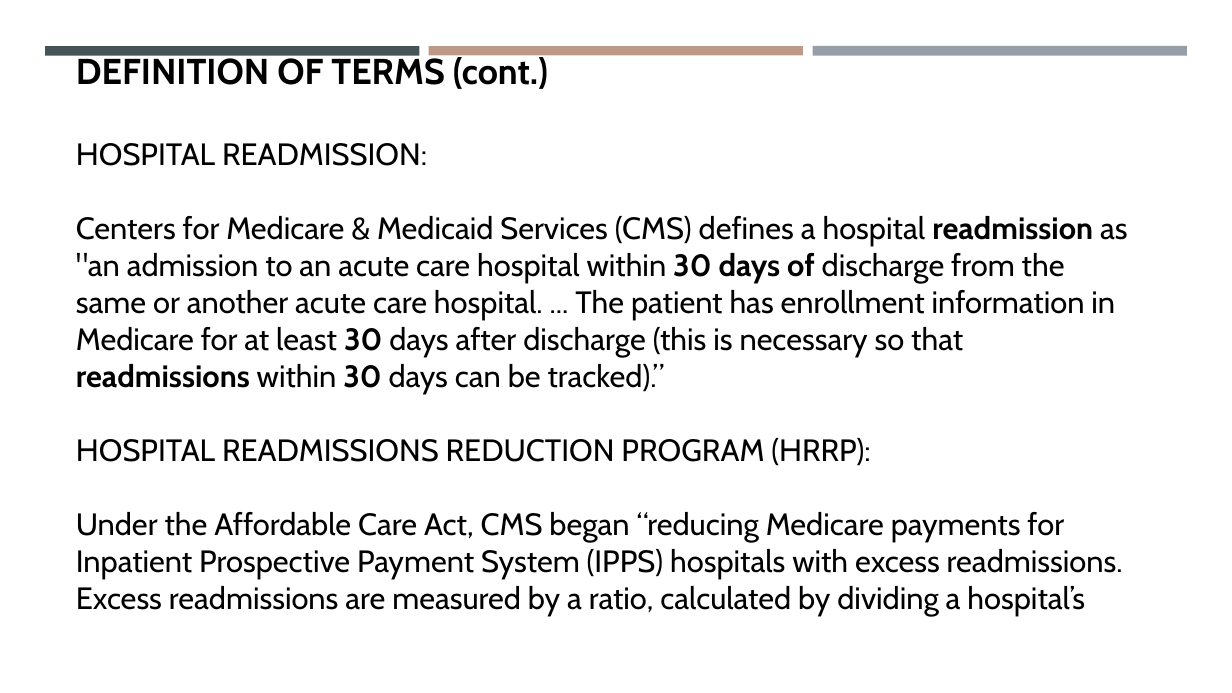
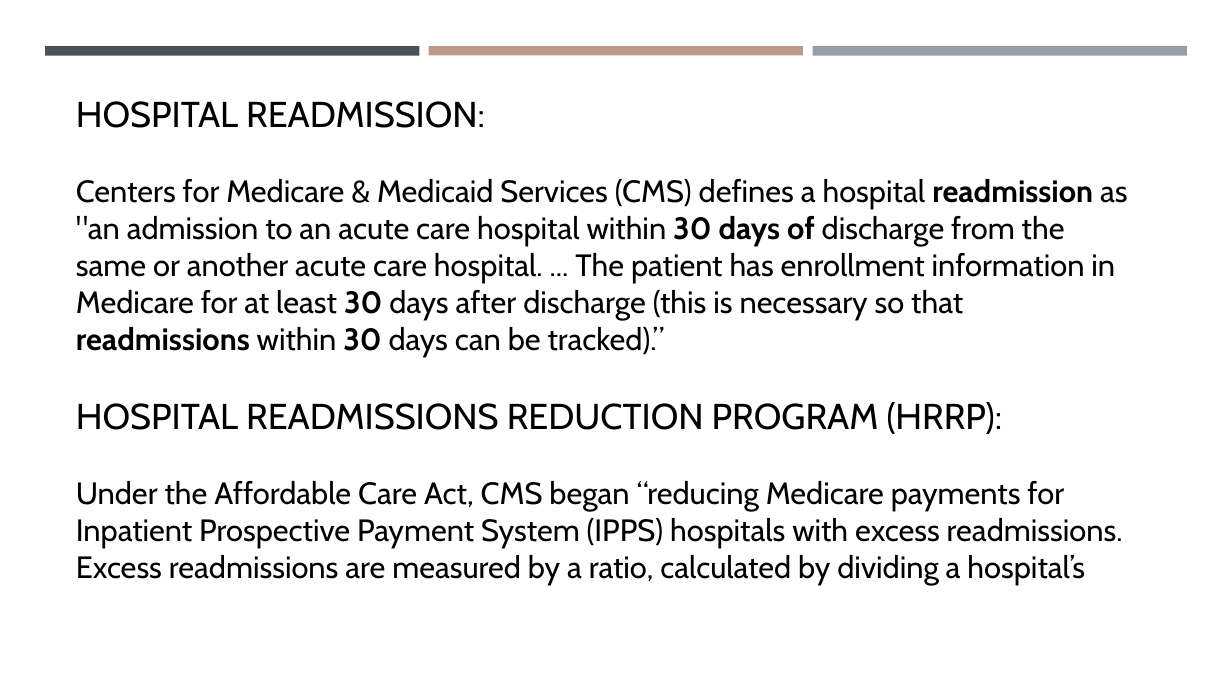
Before and after one commit to tammscaley73/CAPSTONE_SDoH-Impact-on-Hospital-Readmissions, a slide deck: slide 24 of The Impact of Social Determinants of Health on [Autosaved].pptm (slide 4 before the commit). Drawn at 1232x693 pixels with LibreOffice and Linux fonts; fonts in the diff are those of the drawing. Boxes give left, top, right and bottom in pixels: in the first picture for what was removed or moved away, otherwise in the second. Text is boxed around its words. In the diff, an @@ line names an element or a change of style, - is before the commit and + after.

```diff
--- a/The Impact of Social Determinants of Health on [Autosaved].pptm
+++ b/The Impact of Social Determinants of Health on [Autosaved].pptm
@@ text at [76, 54, 548, 89]: paragraph removed @@
-DEFINITION OF TERMS (cont.)
@@ text at [76, 101, 1003, 434]: size 24 to 28 pt in "HOSPITAL READMISSION:", "HOSPITAL READMISSIONS REDUCTION PROGRAM (HRRP):" @@
```
Also in this commit, not shown: 6 other slides changed, 12 slides added.
